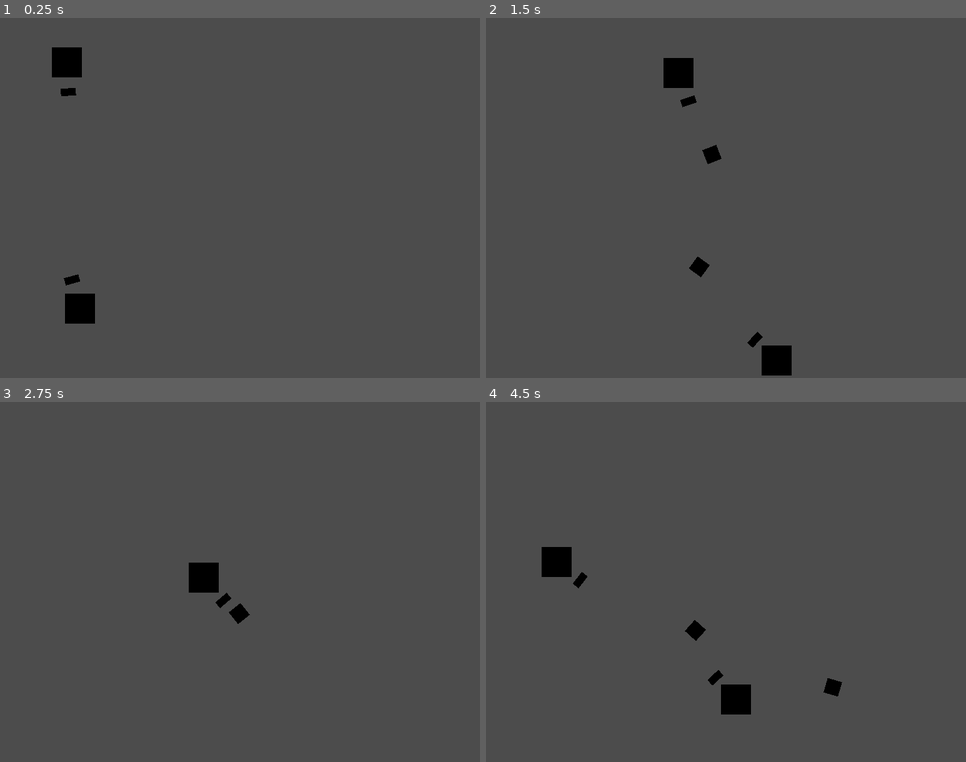
Above: before the commit, frames 1-4 (two rows, left to right).
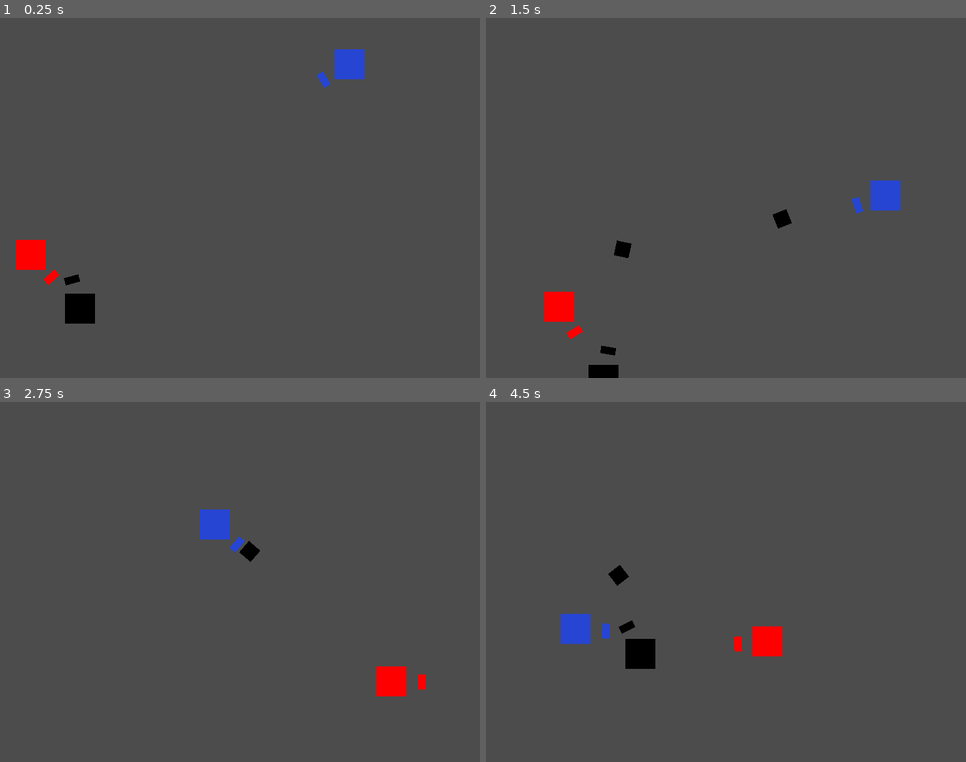
Above: after the commit, the same moments.

Repository: SaviHex/gmtk2020
Game: Godot game, scene res://core/Main/Main.tscn
The game is run twice, just before and just after one commit, with the same random seed, the same clock (stepped at 60 frames per second) and the same inputs.
Inputs (mouse positions are in pixels of both pictures, inside the frame that each line leads up to):
- Up to frame 1 (0.25 s): no input
- Up to frame 2 (1.5 s): tap Enter at 0.5 s; move the mouse to (831, 180) at 0.52 s; hold D (right) 0.53-1.28 s; tap Space at 0.6, 0.77, 1.07 s; move the mouse to (630, 216) at 1.27 s; hold S (down) from 1.28 s (still down); click (630, 216) at 1.35 s
- Up to frame 3 (2.75 s): tap Space at 1.52, 1.55, 1.82, 2.1 s; move the mouse to (288, 502) at 2.02 s; release S (down) at 2.03 s; hold D (right) from 2.03 s (still down)
- Up to frame 4 (4.5 s): move the mouse to (702, 654) at 2.77 s; release D (right) at 2.78 s; hold W (up) 2.78-3.53 s; click (702, 654) at 2.85 s; tap Space at 3.02, 3.05, 3.32, 3.6, 3.77, 4.07 s; move the mouse to (870, 636) at 3.52 s; hold A (left) from 3.53 s (still down); move the mouse to (582, 528) at 4.27 s; click (582, 528) at 4.35 s

The runs differ from the first frame. In frame 1, 1.8% of the frame differs, in the area x 3-76%, y 8-75%; in frame 2, 3.2%; in frame 3, 2.0%; in frame 4, 3.3%, in the area x 11-75%, y 40-87%.

Commit message:
Troca-troca básico

Diff:
--- a/src/core/EnemyPath/EnemyPath.tscn
+++ b/src/core/EnemyPath/EnemyPath.tscn
@@ -3,6 +3,7 @@
 [ext_resource path="res://core/EnemyPath/EnemyPath.gd" type="Script" id=1]
 
 [node name="EnemyPath" type="Path2D"]
+curve = null
 script = ExtResource( 1 )
 
 [node name="PathFollow2D" type="PathFollow2D" parent="."]
--- a/src/core/Main/Main.gd
+++ b/src/core/Main/Main.gd
@@ -9,8 +9,9 @@
 	self.characters = $Characters.get_children()
 	init_enemies()
 
-func init_player():
-	pass
+func _input(event: InputEvent) -> void:
+	if event is InputEventKey and event.scancode == KEY_SPACE and event.is_pressed():
+		switcheroo()
 
 func init_enemies():
 	var i = 0
@@ -21,3 +22,18 @@
 
 func get_next_char(i: int) -> Node2D:
 	return self.characters[(i + 1) % self.characters.size()]
+
+
+func switcheroo():
+	print("switcheroo!")
+	var i = 0
+	for c in self.characters:
+		if c.is_in_group("enemy"):
+			c.disable()
+		c.position = get_next_char(i).position
+		i += 1
+
+	var front_char = self.characters.pop_front()
+	self.characters.push_back(front_char)
+
+	init_enemies()
--- a/src/core/Main/Main.tscn
+++ b/src/core/Main/Main.tscn
@@ -15,16 +15,26 @@
 "points": PoolVector2Array( 0, 0, 0, 0, 181.149, 11.6408, 0, 0, 0, 0, 232.092, 143.715, 0, 0, 0, 0, 140.017, 165.224, 0, 0, 0, 0, 181.149, 11.6408 )
 }
 
+[sub_resource type="Curve2D" id=5]
+_data = {
+"points": PoolVector2Array( 0, 0, 0, 0, 19.2637, 112.772, 0, 0, 0, 0, 7.56569, 170.507, 0, 0, 0, 0, 119.263, 111.262, 0, 0, 0, 0, 163.413, 178.809, 0, 0, 0, 0, 252.469, 114.659, 0, 0, 0, 0, 219.639, 172.394, 0, 0, 0, 0, 157.375, 127.489, 0, 0, 0, 0, 86.8101, 167.488, 0, 0, 0, 0, 19.2637, 112.772 )
+}
+
 [node name="Main" type="Node2D"]
 script = ExtResource( 3 )
 
 [node name="Characters" type="Node" parent="."]
 
+[node name="Player" parent="Characters" instance=ExtResource( 1 )]
+position = Vector2( 42.641, 155.093 )
+
 [node name="Enemy" parent="Characters" instance=ExtResource( 2 )]
+modulate = Color( 0.152941, 0.27451, 0.831373, 1 )
 position = Vector2( 226.897, 39.1916 )
 
-[node name="Player" parent="Characters" instance=ExtResource( 1 )]
-position = Vector2( 42.641, 155.093 )
+[node name="Enemy2" parent="Characters" instance=ExtResource( 2 )]
+modulate = Color( 1, 0, 0, 1 )
+position = Vector2( 42.3704, 45.6066 )
 
 [node name="EnemyPaths" type="Node" parent="."]
 
@@ -33,3 +43,6 @@
 
 [node name="EnemyPath2" parent="EnemyPaths" instance=ExtResource( 4 )]
 curve = SubResource( 4 )
+
+[node name="EnemyPath3" parent="EnemyPaths" instance=ExtResource( 4 )]
+curve = SubResource( 5 )
--- a/src/core/enemy/Enemy.gd
+++ b/src/core/enemy/Enemy.gd
@@ -26,6 +26,9 @@
 	self.current_target = target
 	self.initialized = true
 
+func disable():
+	self.initialized = false
+
 func _process(delta: float) -> void:
 	if self.initialized:
 		self.position = self.current_path.get_current_point()
--- a/src/core/enemy/Enemy.tscn
+++ b/src/core/enemy/Enemy.tscn
@@ -5,9 +5,11 @@
 [sub_resource type="RectangleShape2D" id=1]
 extents = Vector2( 8, 8 )
 
+[sub_resource type="Gradient" id=4]
+colors = PoolColorArray( 1, 1, 1, 1, 1, 1, 1, 1 )
+
 [sub_resource type="GradientTexture" id=2]
-
-[sub_resource type="GradientTexture" id=3]
+gradient = SubResource( 4 )
 
 [node name="Enemy" type="KinematicBody2D" groups=[
 "enemy",
@@ -32,7 +34,7 @@
 
 [node name="Sprite" type="Sprite" parent="Pivot/BulletPoint"]
 scale = Vector2( 0.00195313, 8 )
-texture = SubResource( 3 )
+texture = SubResource( 2 )
 __meta__ = {
 "_editor_description_": ""
 }
--- a/src/core/player/Player.tscn
+++ b/src/core/player/Player.tscn
@@ -9,7 +9,9 @@
 
 [sub_resource type="GradientTexture" id=3]
 
-[node name="Player" type="KinematicBody2D"]
+[node name="Player" type="KinematicBody2D" groups=[
+"player",
+]]
 script = ExtResource( 1 )
 
 [node name="CollisionShape2D" type="CollisionShape2D" parent="."]
Not shown: 1 places in src/core/Main/Main.tscn that only renumber resources
